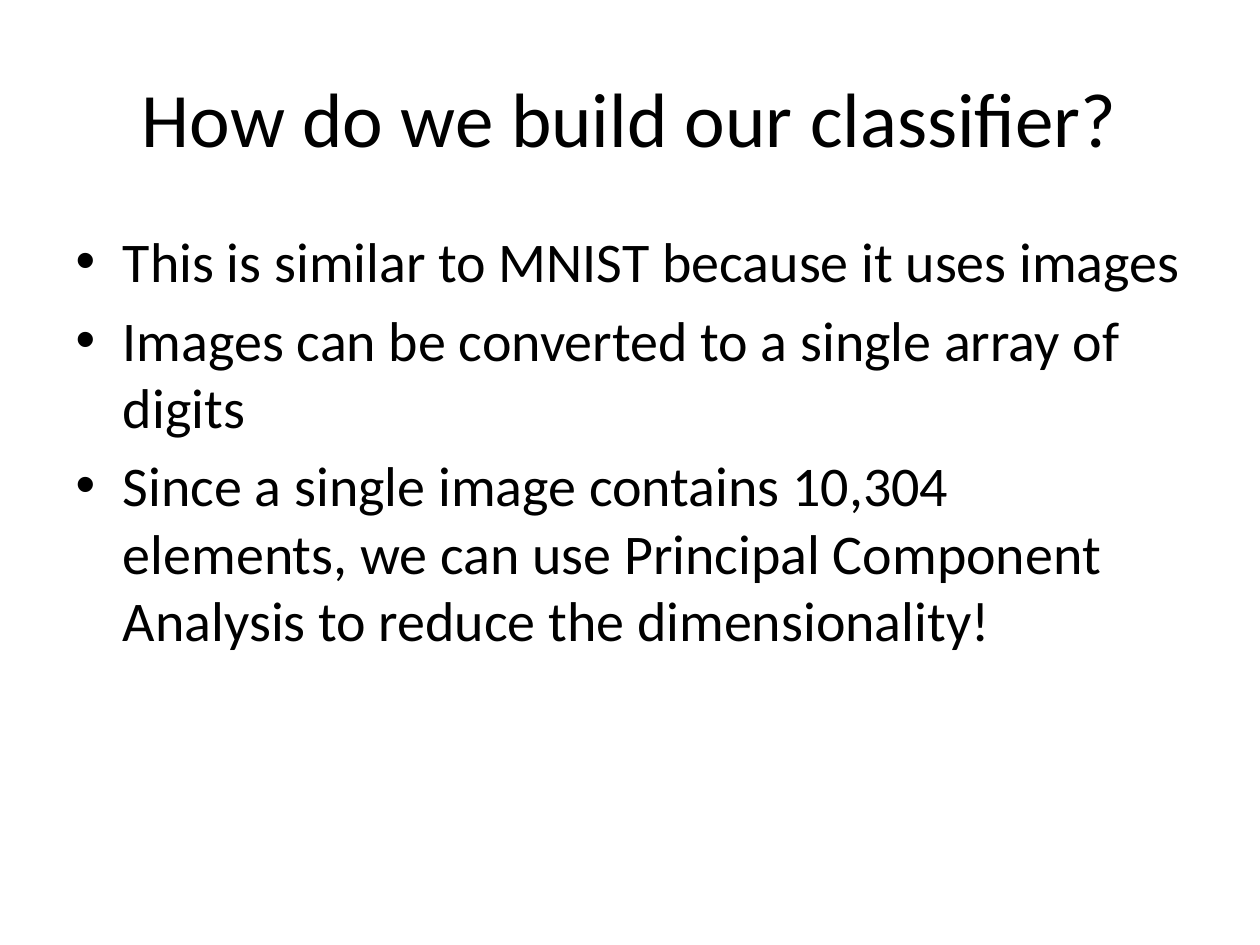
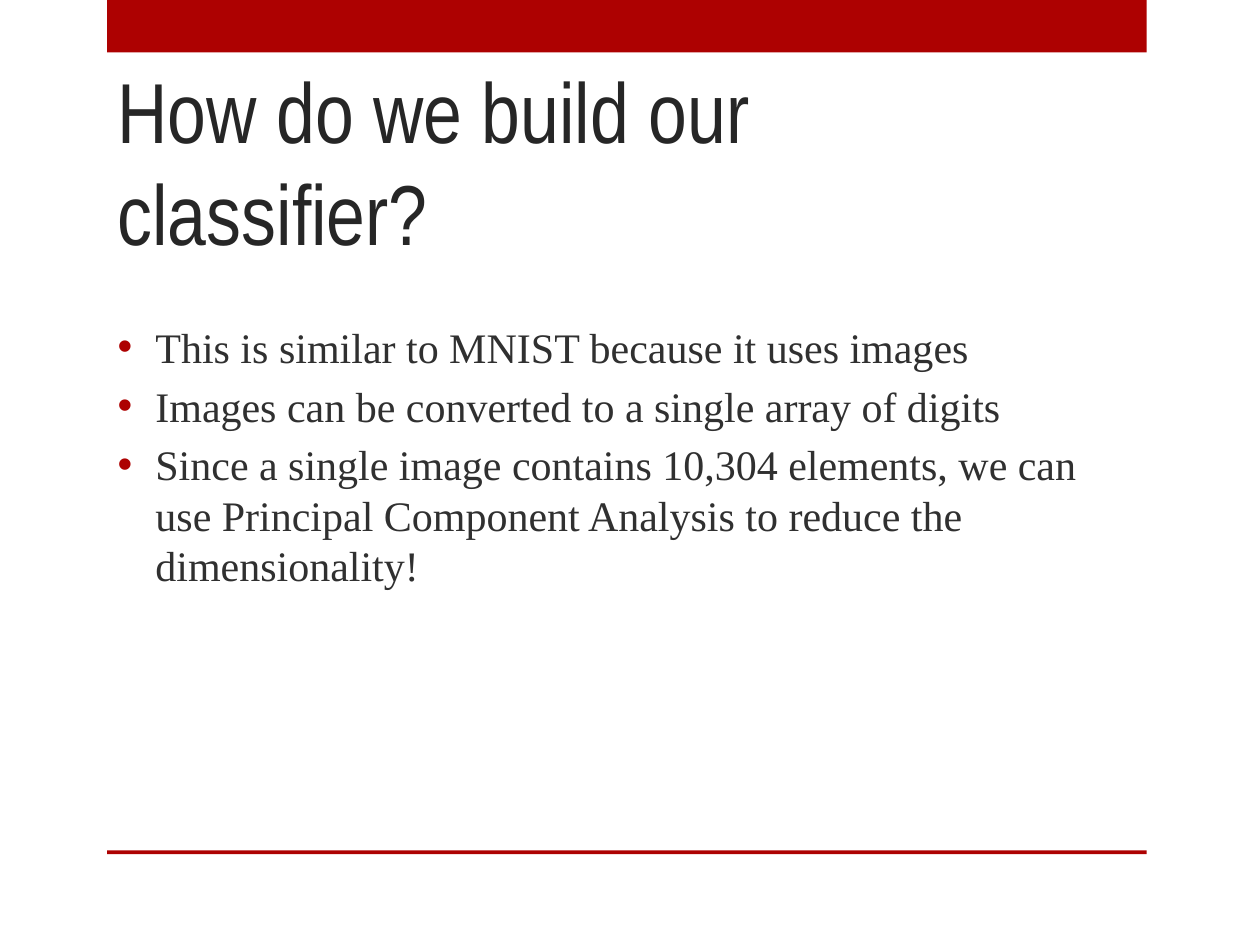
Before and after one commit to ernestrlee/UCSC-Machine-Learning, a slide deck: slide 11 of Picture Perfect.pptx (slide 8 before the commit). Drawn at 1260x945 pixels with LibreOffice and Linux fonts; fonts in the diff are those of the drawing; background and template pictures are left out. Boxes give left, top, right and bottom in pixels: in the first picture for what was removed or moved away, otherwise in the second. Text is boxed around its words. In the diff, an @@ line names an element or a change of style, - is before the commit and + after.

```diff
--- a/Picture Perfect.pptx
+++ b/Picture Perfect.pptx
@@ rectangle added at [107,0,1147,53], fill #AD0101 @@
@@ title "How do we build our ...": place and size @@
-title "How do we build our ..." at [142,93,1116,148]
+title "How do we build our ..." at [118,81,750,246]
@@ title "How do we build our ..." at [118,81,750,246]: size 44 to 48.6 pt, font Calibri to Arial Narrow, text colour #000000 to #262626; alignment centre to left; vertical alignment middle to top @@
@@ text "This is similar to MNIST ...": place and size @@
-text "This is similar to MNIST ..." at [123,243,1179,650]
+text "This is similar to MNIST ..." at [155,334,1076,590]
@@ text "This is similar to MNIST ..." at [155,334,1076,590]: size 32 to 24 pt, font Calibri to Times New Roman, text colour #000000 to #303030; indent changed; less space between paragraphs @@
@@ rectangle added at [107,850,1147,854], fill #AD0101 @@
```
Also in this commit, not shown: 8 other slides changed, 6 slides added, 1 slide removed, 3 other files.
